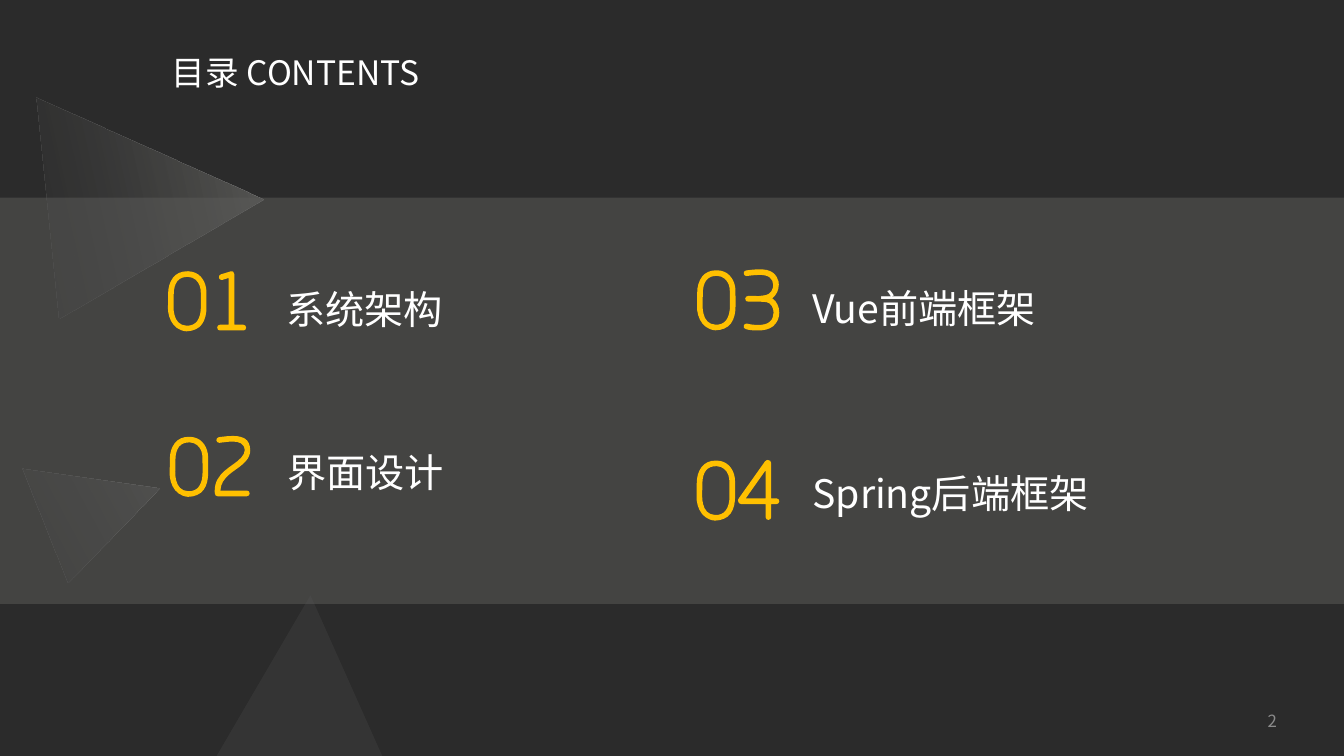
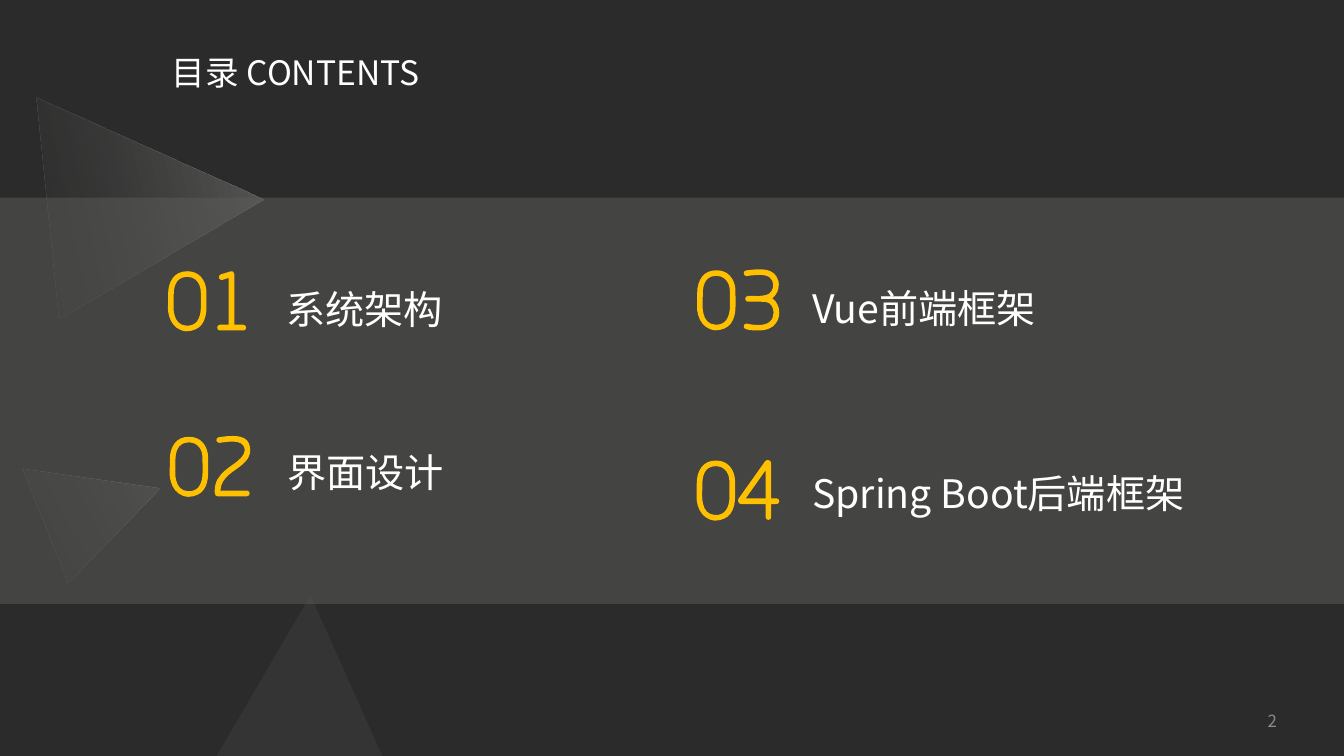
Before and after one commit to Software-Training/Development-steps, a slide deck: slide 2 of 项目架构与框架.pptx. Drawn at 1344x756 pixels with LibreOffice and Linux fonts; fonts in the diff are those of the drawing; background and template pictures are left out; a plain dark background stands for a picture behind light text. Boxes give left, top, right and bottom in pixels: in the first picture for what was removed or moved away, otherwise in the second. Text is boxed around its words. In the diff, an @@ line names an element or a change of style, - is before the commit and + after.

```diff
--- a/项目架构与框架.pptx
+++ b/项目架构与框架.pptx
@@ text at [812,475,1185,518]: text changed @@
-Spring后端框架
+Spring Boot后端框架
```
Also in this commit, not shown: 6 other slides changed.
